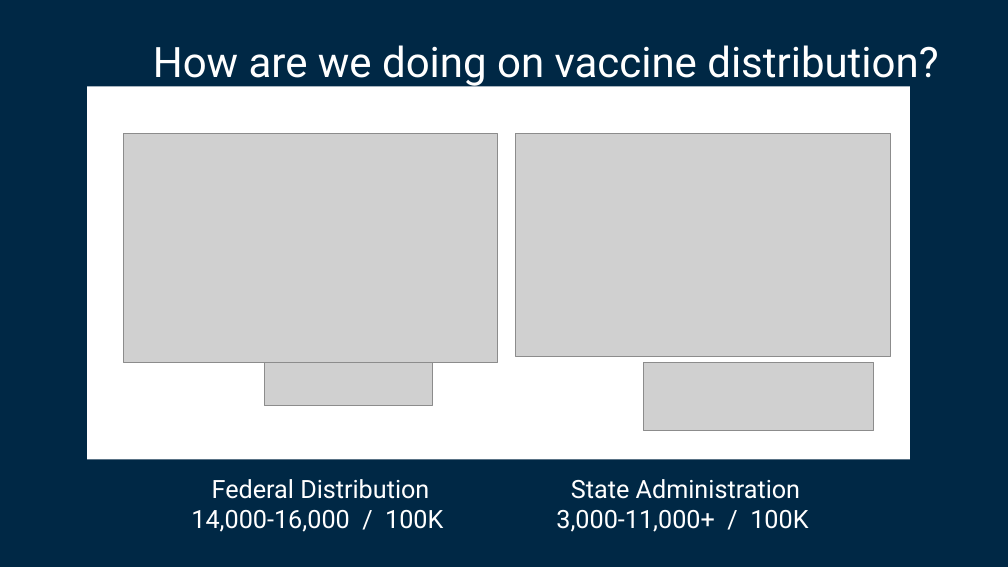
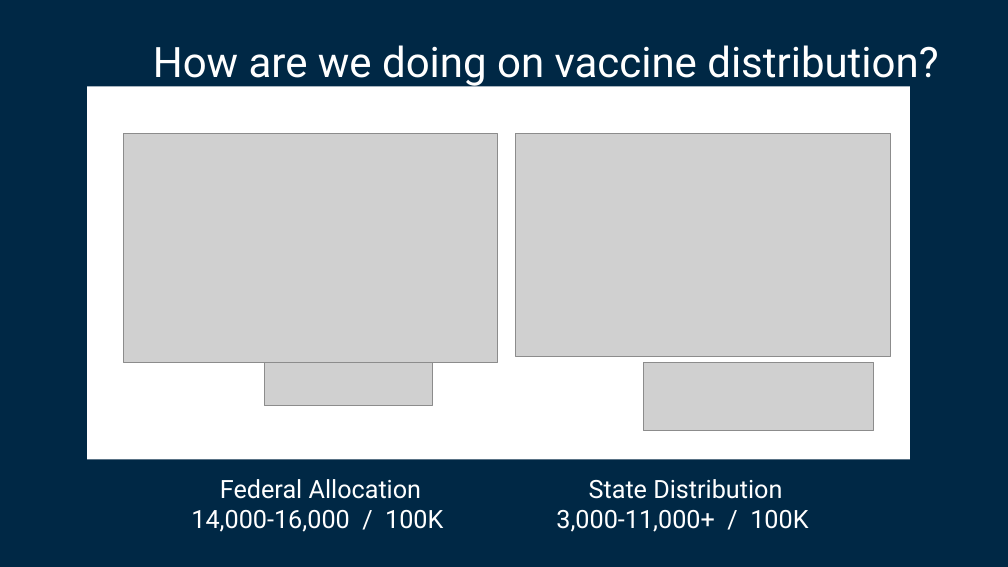
Before and after one commit to lettywu/COVID-19-vaccinations, a slide deck: slide 2 of alyssia/project5_intro.pptx. Drawn at 1008x567 pixels with LibreOffice and Linux fonts; fonts in the diff are those of the drawing; grey boxes stand for pictures. Boxes give left, top, right and bottom in pixels: in the first picture for what was removed or moved away, otherwise in the second. Text is boxed around its words. In the diff, an @@ line names an element or a change of style, - is before the commit and + after.

Commit message:
changes in distribution vs allocation

```diff
--- a/alyssia/project5_intro.pptx
+++ b/alyssia/project5_intro.pptx
@@ text at (220,479,422,499): text changed @@
-Federal Distribution
+Federal Allocation
@@ text at (589,479,782,499): text changed @@
-State Administration
+State Distribution
```
Also in this commit, not shown: 1 other file.
